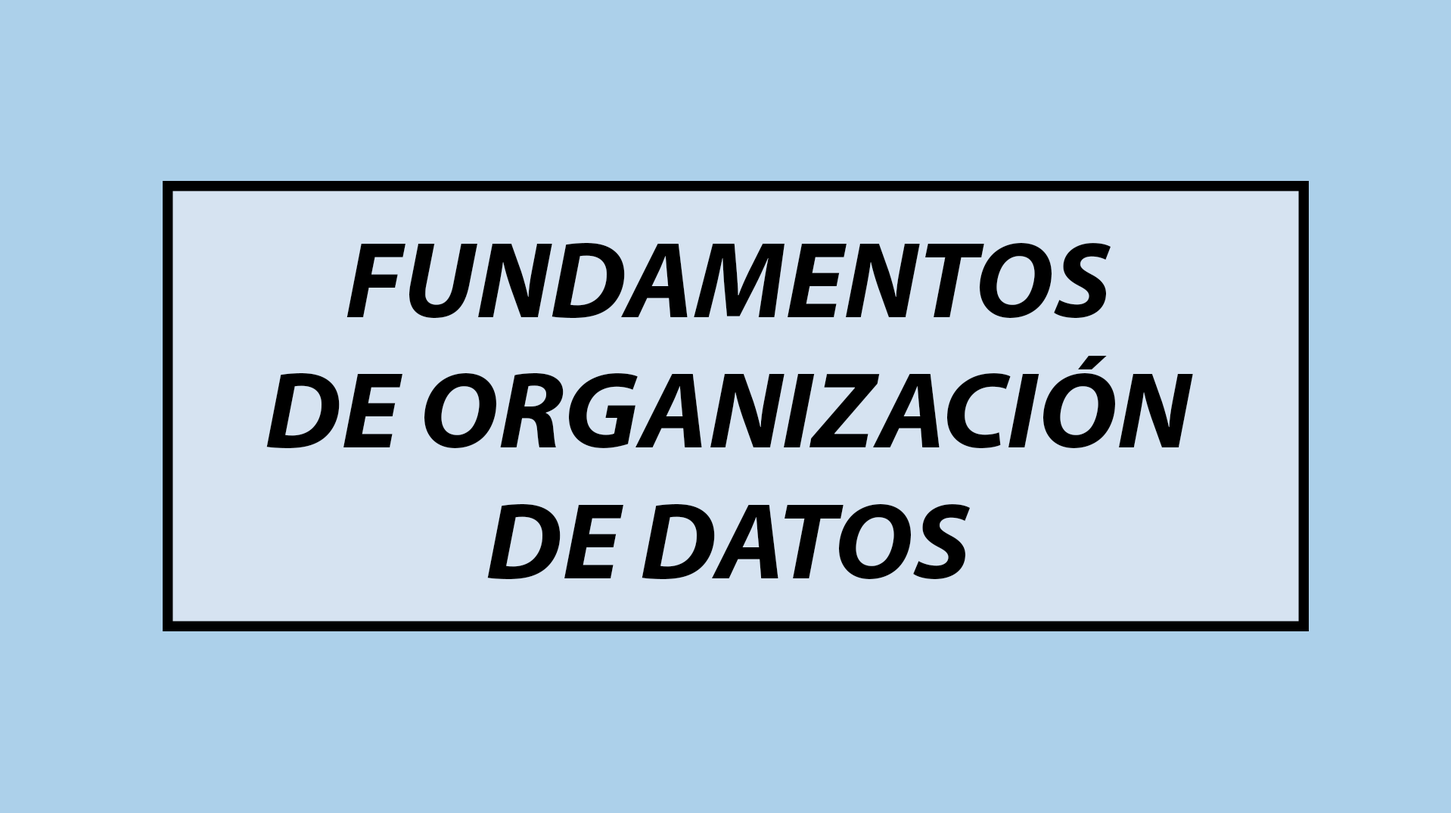
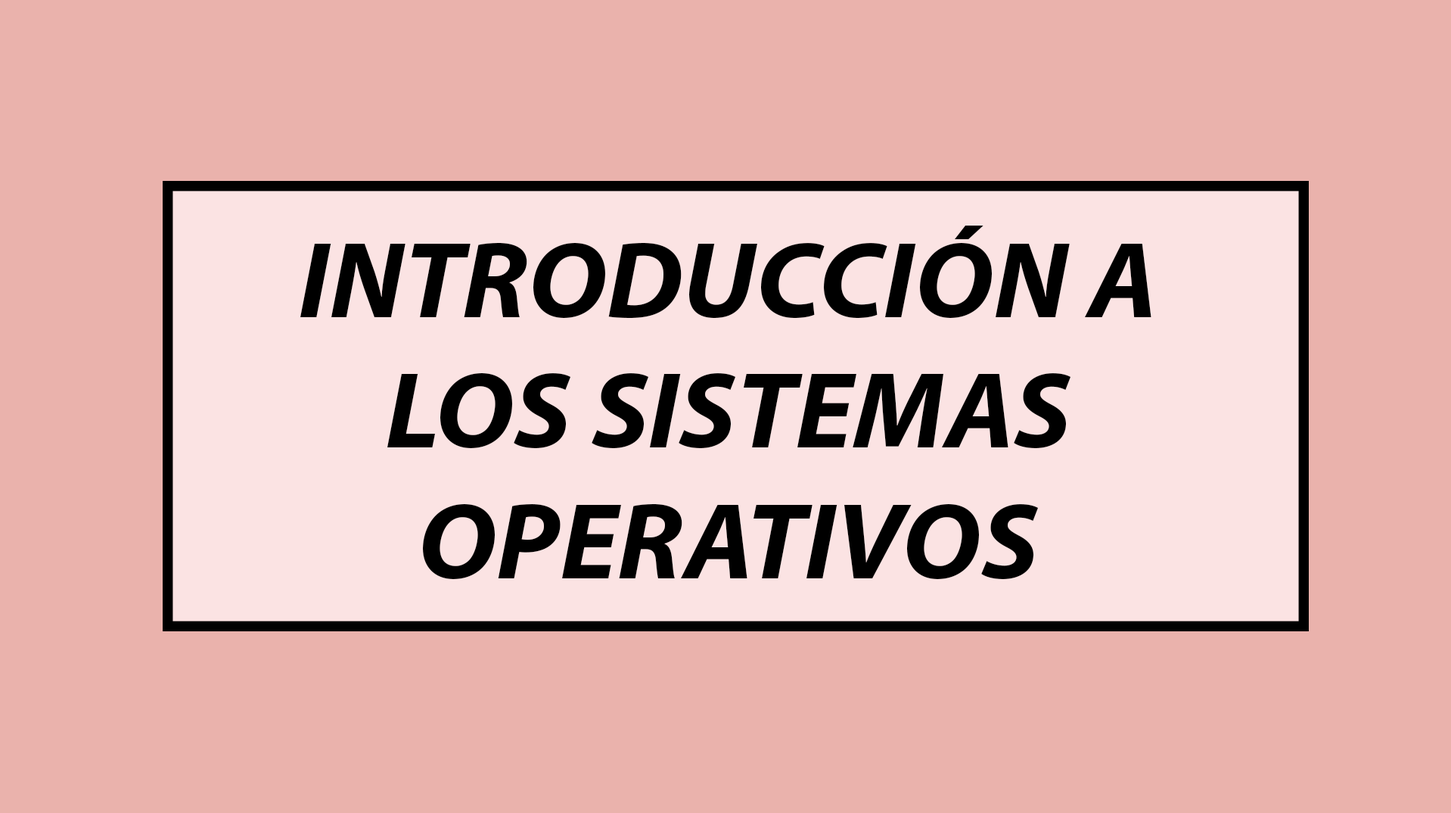
Two versions of the same layered image (1451x813). Layer-by-layer changes:
renamed "FUNDAMENTOS DE ORGANIZACIÓN DE DATOS" to "INTRODUCCIÓN A LOS SISTEMAS OPERATIVOS", painted on it over [266, 225, 1194, 579]
painted on "Rectángulo 1" over [172, 190, 1300, 622]
painted on "Capa 0" over [0, 0, 1451, 813]
